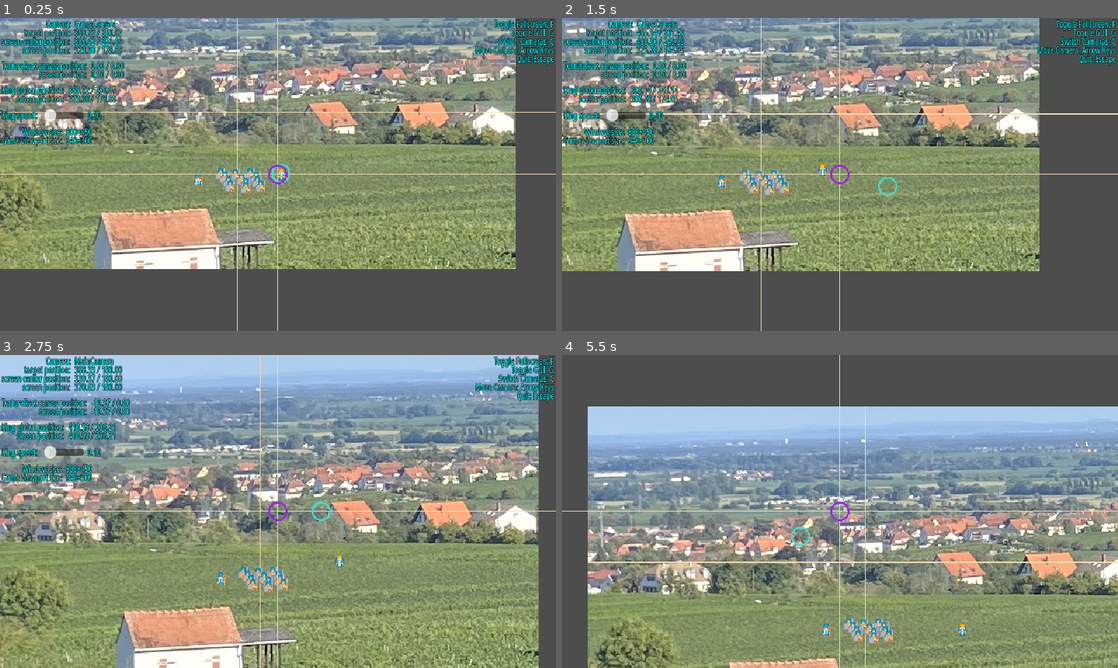
Above: before the commit, frames 1-4 (two rows, left to right).
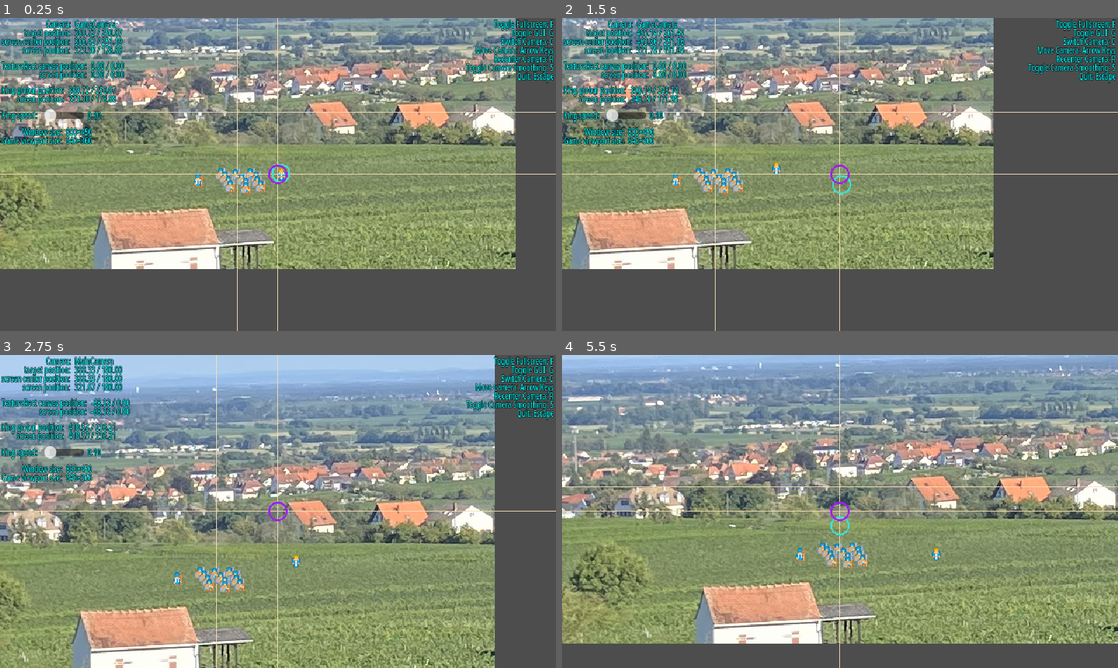
Above: after the commit, the same moments.

Repository: Toxe/godot-pixel-style
Game: Godot game, scene res://scenes/main.tscn
The game is run twice, just before and just after one commit, with the same random seed, the same clock (stepped at 60 frames per second) and the same inputs.
Inputs:
- Up to frame 1 (0.25 s): no input
- Up to frame 2 (1.5 s): tap Enter at 0.5 s; hold Right (ui_right) 0.53-1.28 s; hold R (recenter_camera, bound only after the commit) 0.53-1.28 s; tap S (toggle_camera_smoothing, bound only after the commit) at 0.8, 1.35 s; hold Down (ui_down) from 1.28 s (still down)
- Up to frame 3 (2.75 s): tap R (recenter_camera, bound only after the commit) at 1.55 s; release Down (ui_down) at 2.03 s; hold Right (ui_right) from 2.03 s (still down); hold C (switch_camera) from 2.03 s (still down); tap S (toggle_camera_smoothing, bound only after the commit) at 2.3 s
- Up to frame 4 (5.5 s): release Right (ui_right) at 2.78 s; release C (switch_camera) at 2.78 s; hold Up (ui_up) 2.78-3.53 s; tap G (toggle_gui) at 2.85 s; tap R (recenter_camera, bound only after the commit) at 3.05, 4.55 s; hold R (recenter_camera, bound only after the commit) 3.53-4.28 s; hold Left (ui_left) 3.53-5.03 s; tap S (toggle_camera_smoothing, bound only after the commit) at 3.8, 4.35, 5.3 s; hold Down (ui_down) from 5.03 s (still down); hold R (recenter_camera, bound only after the commit) from 5.03 s (still down)

The runs differ from the first frame. In frame 1, 0.8% of the frame differs, in the area x 83-100%, y 6-21%; in frame 2, 40%; in frame 3, 45%; in frame 4, 87%, in the area x 0-100%, y 0-100%.

Commit message:
Add hotkeys to recenter the camera and toggle movement smoothing

Diff:
--- a/PixelStyle/project.godot
+++ b/PixelStyle/project.godot
@@ -55,6 +55,16 @@
 "events": [Object(InputEventKey,"resource_local_to_scene":false,"resource_name":"","device":-1,"window_id":0,"alt_press …(191 unchanged characters)…
 ]
 }
+toggle_camera_smoothing={
+"deadzone": 0.2,
+"events": [Object(InputEventKey,"resource_local_to_scene":false,"resource_name":"","device":-1,"window_id":0,"alt_pressed":false,"shift_pressed":false,"ctrl_pressed":false,"meta_pressed":false,"pressed":false,"keycode":0,"physical_keycode":83,"key_label":0,"unicode":115,"location":0,"echo":false,"script":null)
+]
+}
+recenter_camera={
+"deadzone": 0.2,
+"events": [Object(InputEventKey,"resource_local_to_scene":false,"resource_name":"","device":-1,"window_id":0,"alt_pressed":false,"shift_pressed":false,"ctrl_pressed":false,"meta_pressed":false,"pressed":false,"keycode":0,"physical_keycode":82,"key_label":0,"unicode":114,"location":0,"echo":false,"script":null)
+]
+}
 
 [rendering]
 
--- a/PixelStyle/scenes/camera_manager.gd
+++ b/PixelStyle/scenes/camera_manager.gd
@@ -14,3 +14,11 @@
     current_camera.enabled = false
     current_camera = cameras[next_index] if next_index < cameras.size() else cameras[0]
     current_camera.enabled = true
+
+
+func recenter_camera() -> void:
+    current_camera.position = Vector2.ZERO
+
+
+func toggle_camera_smoothing() -> void:
+    current_camera.position_smoothing_enabled = !current_camera.position_smoothing_enabled
--- a/PixelStyle/scenes/gui.gd
+++ b/PixelStyle/scenes/gui.gd
@@ -47,6 +47,10 @@
         ($HBoxContainer as Control).visible = !($HBoxContainer as Control).visible
     elif event.is_action_pressed("switch_camera"):
         camera_manager.next_camera()
+    elif event.is_action_pressed("recenter_camera"):
+        camera_manager.recenter_camera()
+    elif event.is_action_pressed("toggle_camera_smoothing"):
+        camera_manager.toggle_camera_smoothing()
     elif event.is_action_pressed("quit"):
         get_tree().quit()
 
--- a/PixelStyle/scenes/gui.tscn
+++ b/PixelStyle/scenes/gui.tscn
@@ -96,8 +96,10 @@
 size_flags_vertical = 0
 text = "Toggle Fullscreen: F
 Toggle GUI: G
-Switch Cameras: C
+Switch Camera: C
 Move Camera: Arrow Keys
+Recenter Camera: R
+Toggle Camera Smoothing: S
 Quit: Escape"
 horizontal_alignment = 2
 
--- a/PixelStyle/scenes/main.tscn
+++ b/PixelStyle/scenes/main.tscn
@@ -35,12 +35,14 @@
 
 [node name="Game" parent="SubViewport" instance=ExtResource("1_o5qli")]
 
-[node name="MainCamera" type="Camera2D" parent="."]
+[node name="CameraManager" type="Node" parent="." node_paths=PackedStringArray("cameras")]
+script = ExtResource("4_jyhfs")
+cameras = [NodePath("../CameraOrigin/MainCamera"), NodePath("../SubViewport/Game/Path2D/PathFollow2D/King/GameCamera")]
+
+[node name="CameraOrigin" type="Marker2D" parent="."]
 position = Vector2(320, 180)
+
+[node name="MainCamera" type="Camera2D" parent="CameraOrigin"]
 enabled = false
 position_smoothing_enabled = true
 position_smoothing_speed = 1.0
-
-[node name="CameraManager" type="Node" parent="." node_paths=PackedStringArray("cameras")]
-script = ExtResource("4_jyhfs")
-cameras = [NodePath("../MainCamera"), NodePath("../SubViewport/Game/Path2D/PathFollow2D/King/GameCamera")]
